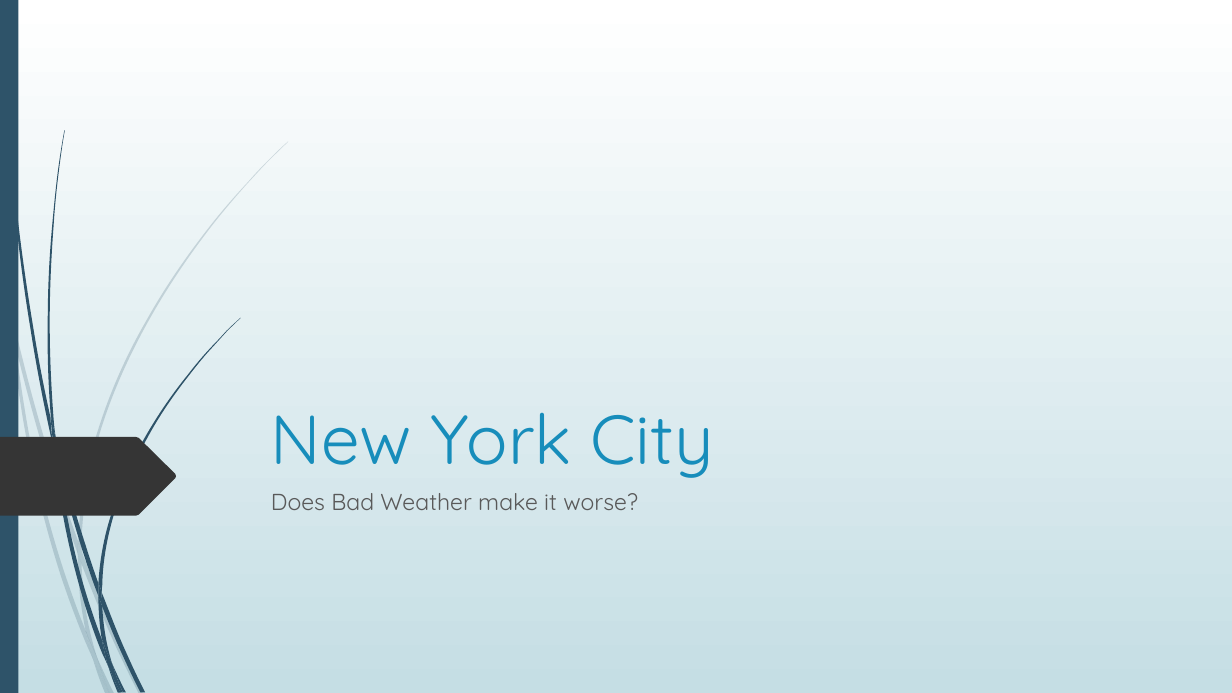
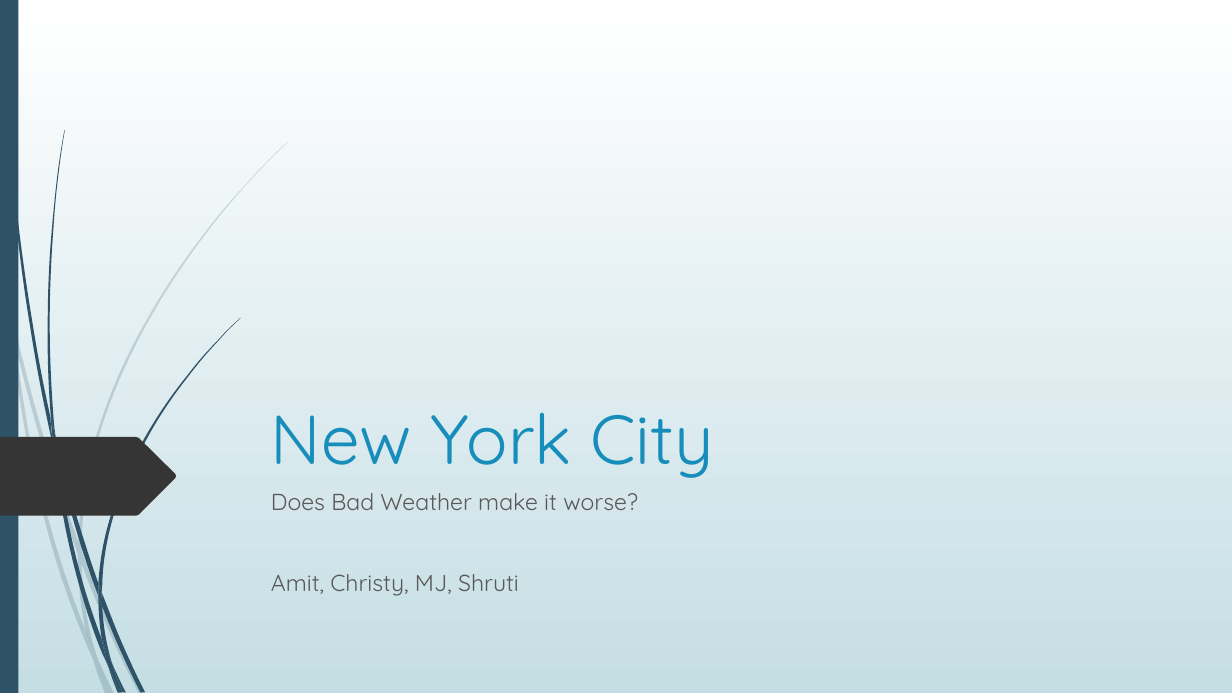
Before and after one commit to AmitChoudhary1392/Project-1_Team6, a slide deck: slide 1 of Project 1 - Group 6 Presentation.pptx. Drawn at 1232x693 pixels with LibreOffice and Linux fonts; fonts in the diff are those of the drawing. Boxes give left, top, right and bottom in pixels: in the first picture for what was removed or moved away, otherwise in the second. Text is boxed around its words. In the diff, an @@ line names an element or a change of style, - is before the commit and + after.

```diff
--- a/Project 1 - Group 6 Presentation.pptx
+++ b/Project 1 - Group 6 Presentation.pptx
@@ subtitle at bbox=[271, 574, 519, 596]: paragraph added @@
+Amit, Christy, MJ, Shruti
```
Also in this commit, not shown: 4 other slides changed.
